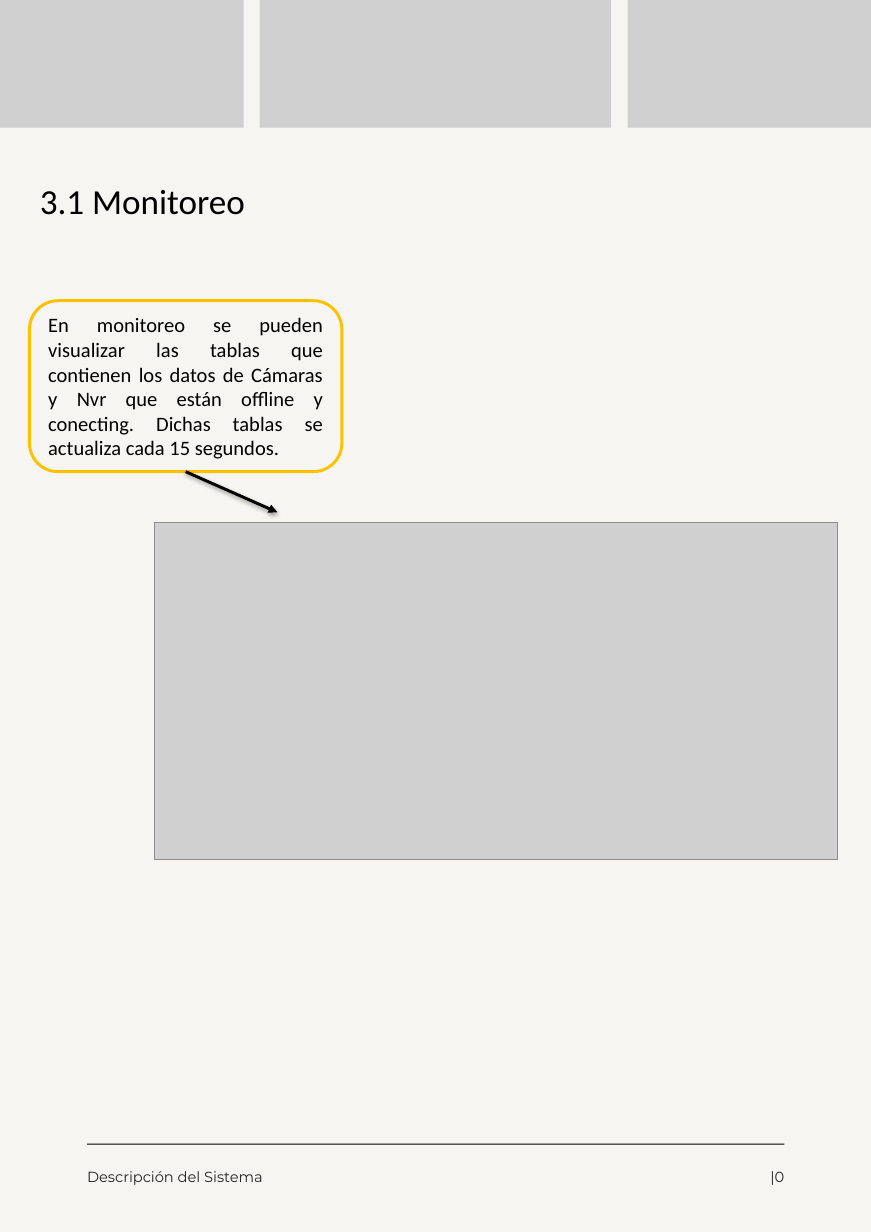
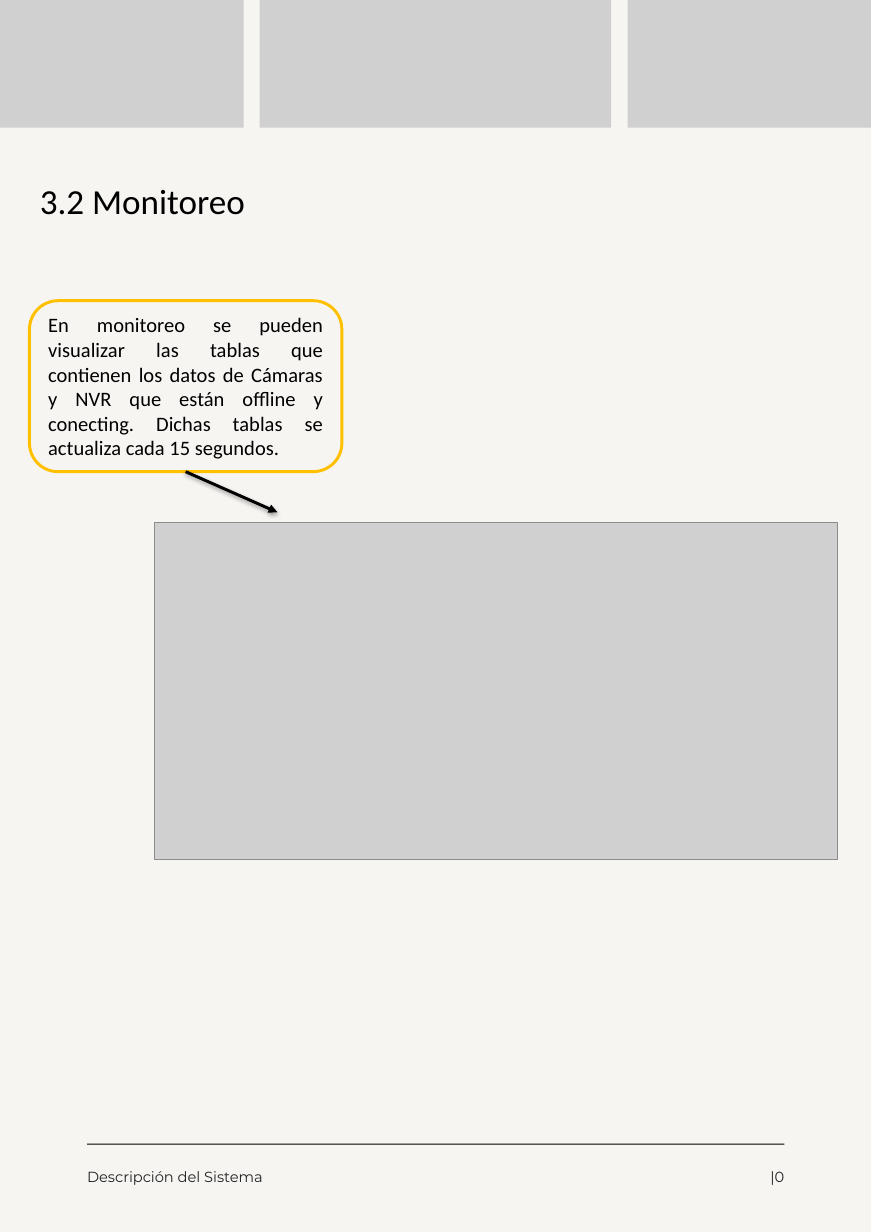
Before and after one commit to moreno-manuel/Pasantia-CVG-FMO, a slide deck: slide 10 of public/files/Manual de Usuario.pptx. Drawn at 871x1232 pixels with LibreOffice and Linux fonts; fonts in the diff are those of the drawing; grey boxes stand for pictures. Boxes give left, top, right and bottom in pixels: in the first picture for what was removed or moved away, otherwise in the second. Text is boxed around its words. In the diff, an @@ line names an element or a change of style, - is before the commit and + after.

```diff
--- a/public/files/Manual de Usuario.pptx
+++ b/public/files/Manual de Usuario.pptx
@@ text at box(40, 190, 245, 215): text changed @@
-3.1 Monitoreo
+3.2 Monitoreo
@@ text in rounded rectangle at box(48, 317, 323, 459): text changed @@
-En monitoreo se pueden visualizar las tablas que contienen los datos de Cámaras y Nvr que están offline y conecting. Dichas tablas se actualiza cada 15 segundos.
+En monitoreo se pueden visualizar las tablas que contienen los datos de Cámaras y NVR que están offline y conecting. Dichas tablas se actualiza cada 15 segundos.
```
Also in this commit, not shown: 17 other slides changed, 17 other files.
